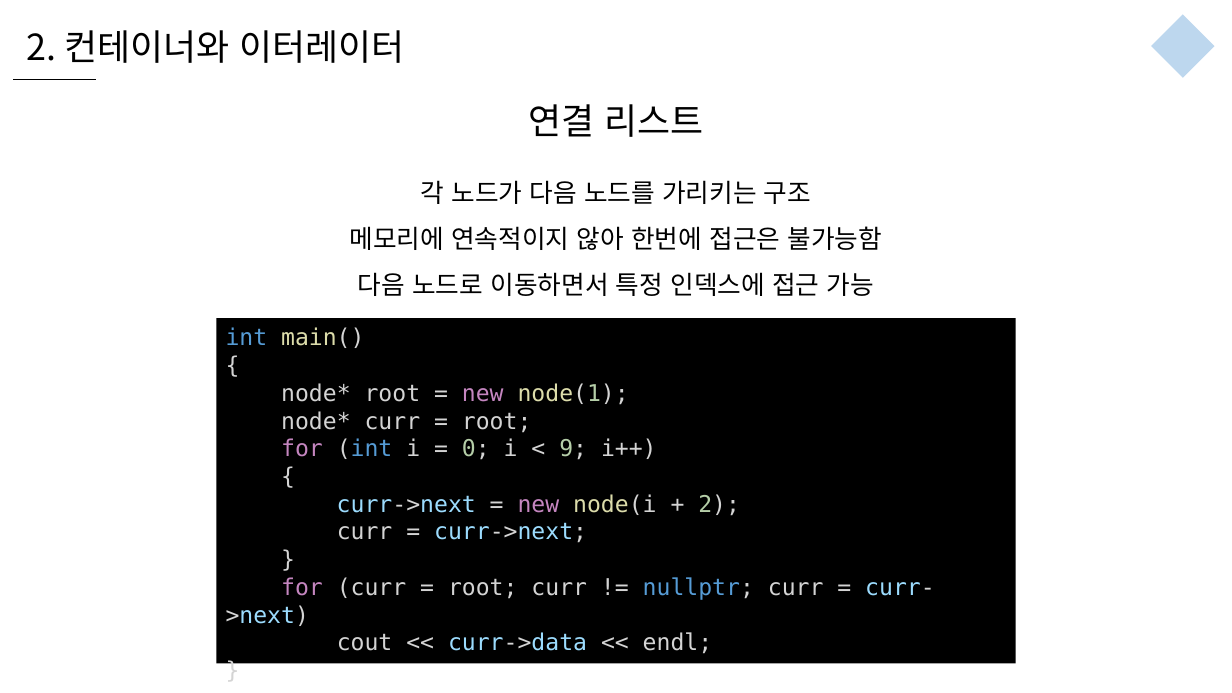
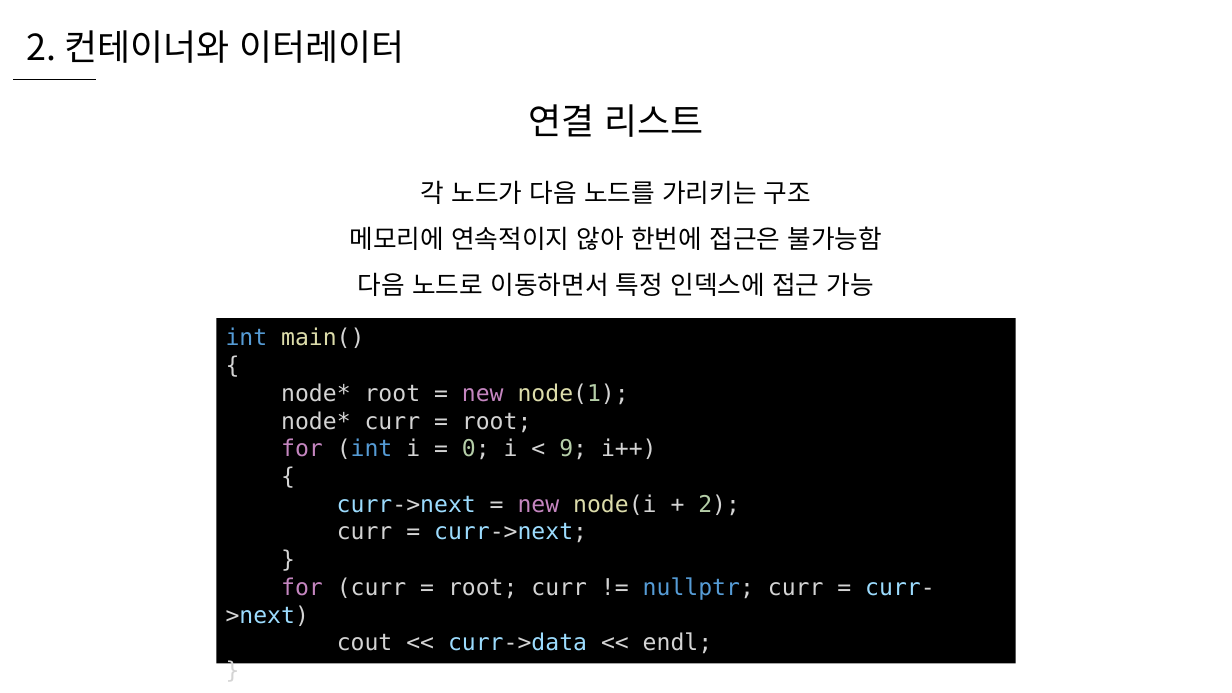
Before and after one commit to WooLyung/2021-RG-Lecture, a slide deck: slide 8 of 수업 자료/4 - C++ STL.pptx. Drawn at 1232x693 pixels with LibreOffice and Linux fonts; fonts in the diff are those of the drawing. Boxes give left, top, right and bottom in pixels: in the first picture for what was removed or moved away, otherwise in the second. Text is boxed around its words. In the diff, an @@ line names an element or a change of style, - is before the commit and + after.

```diff
--- a/수업 자료/4 - C++ STL.pptx
+++ b/수업 자료/4 - C++ STL.pptx
@@ diamond removed at (1152,15,1215,79) @@
```
Also in this commit, not shown: 2 slides removed, 9 other files.
